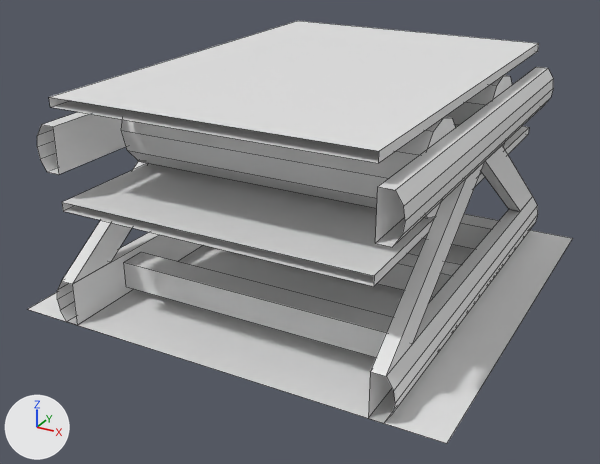
The Blender file resources/assets/taam/models/conveyor.blend as it was, and as the next commit left it.
Before and after are seen from a 50 mm lens placed at (1.345, -2.159, 0.92), pointed at (0.475, -0.577, 0.129). Arrows for +X, +Y and +Z are at lower left; the lights stay in place. Mesh edges are drawn as thin lines.

In view in the first picture: 'Conveyor Straight', 'Reference'.
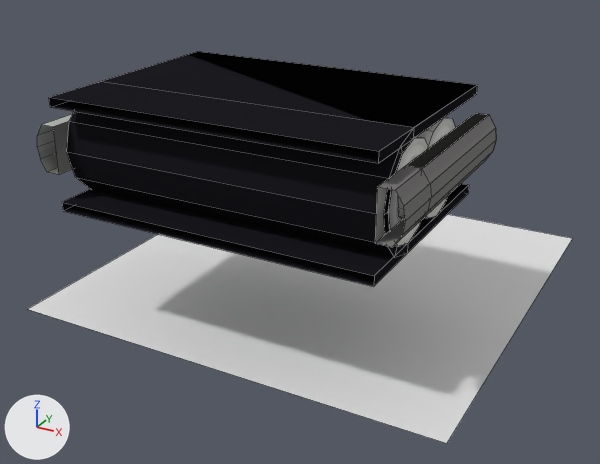
The change, as a list of edits to the scene's bpy script:
```text
Add img_conveyor:
    img_conveyor = load_image('conveyor', '_unpacked/conveyor.png', 1024, 1024, 'sRGB')
Add mat_conveyor:
    mat_conveyor = diffuse_material('Conveyor')
    mat_conveyor.texture = img_conveyor
Change me_cube_004:
    used by ob_conveyor_end; location = (0.0, 0.0, 0.0)
    remove me_cube_004.from_pydata(...)  # 152 vertices, 112 faces, 4 loose edges; spans x 0.1..0.9, y -1.0..0.0, z 0.0..0.51
    add me_cube_004.from_pydata(...)  # 104 vertices, 88 faces; spans x 0.1..0.9, y -0.97..-0.5, z 0.27..0.51
    me_cube_004 part 1
    52 vertices are removed from x 0.1..0.9, y -1.0..0.0, z 0.0..0.51
    43 faces are deleted
    4 loose edges are deleted
    2 vertices move from x 0.113..0.887, y -0.902, z 0.4 to x 0.113..0.887, y -0.904, z 0.4
    6 vertices are added at (0.15, -0.91, 0.4), (0.85, -0.91, 0.4), (0.85, -0.907, 0.381), (0.85, -0.907, 0.419), (0.15, -0.907, 0.419), (0.15, -0.907, 0.381)
    14 new vertices lie (0.0, 0.382, 0.0) away from vertices in x 0.1..0.9, y -0.882, z 0.35..0.45
    8 new vertices lie (0.0, 0.35, 0.0) away from vertices in x 0.15..0.85, y -0.85, z 0.27..0.51
    33 new faces join them
    me_cube_004 part 2: 56 faces spanning x 0.1..0.9, y -0.97..-0.748, z 0.27..0.51 switch from no material to mat_conveyor (picture img_conveyor)
Change me_cube_003:
    used by ob_conveyor_straight; location = (0.0, 0.0, 0.0)
    remove me_cube_003.from_pydata(...)  # 176 vertices, 92 faces; spans x 0.1..0.9, y -1.0..0.0, z 0.0..0.51
    add me_cube_003.from_pydata(...)  # 68 vertices, 36 faces; spans x 0.1..0.9, y -1.0..-0.5, z 0.27..0.51
    me_cube_003 part 3: 8 loose pieces with 92 vertices, spanning x 0.1..0.9, y -1.0..0.0, z 0.0..0.49, are deleted
    me_cube_003 part 4
    34 vertices are removed from x 0.1..0.9, y -0.375..0.0, z 0.1..0.51
    30 faces are deleted
    18 new vertices lie (0.0, 0.5, 0.0) away from vertices in x 0.1..0.9, y -1.0, z 0.27..0.51
    22 new faces join them
    me_cube_003 part 5: 14 faces spanning x 0.15..0.85, y -0.8..-0.6, z 0.29..0.49 switch from no material to mat_conveyor (picture img_conveyor)
Change ob_conveyor_end:
    remove ob_conveyor_end.hide_viewport = True
```

What differs and where, as boxes (x1, y1, x2, y2) in the pictures (600 x 464 px; the box of a moved part takes in the faces that stretch with it):
'Conveyor Straight', reshaped (11% narrower, 41% shorter): before (37, 21, 553, 423); after (37, 52, 496, 287)
'Conveyor End', shown (black): after (67, 51, 489, 258)
part 1 of me_cube_004, moved or reshaped (not visible before): after (103, 51, 489, 253)
part 2 of me_cube_004, recoloured (black): after (67, 111, 428, 258)
part 3 of me_cube_003, deleted: before (57, 75, 538, 423)
part 4 of me_cube_003, moved or reshaped: before (37, 21, 553, 287); after (37, 52, 496, 287)
part 5 of me_cube_003, recoloured: before (121, 117, 455, 218); after (416, 117, 455, 218)
